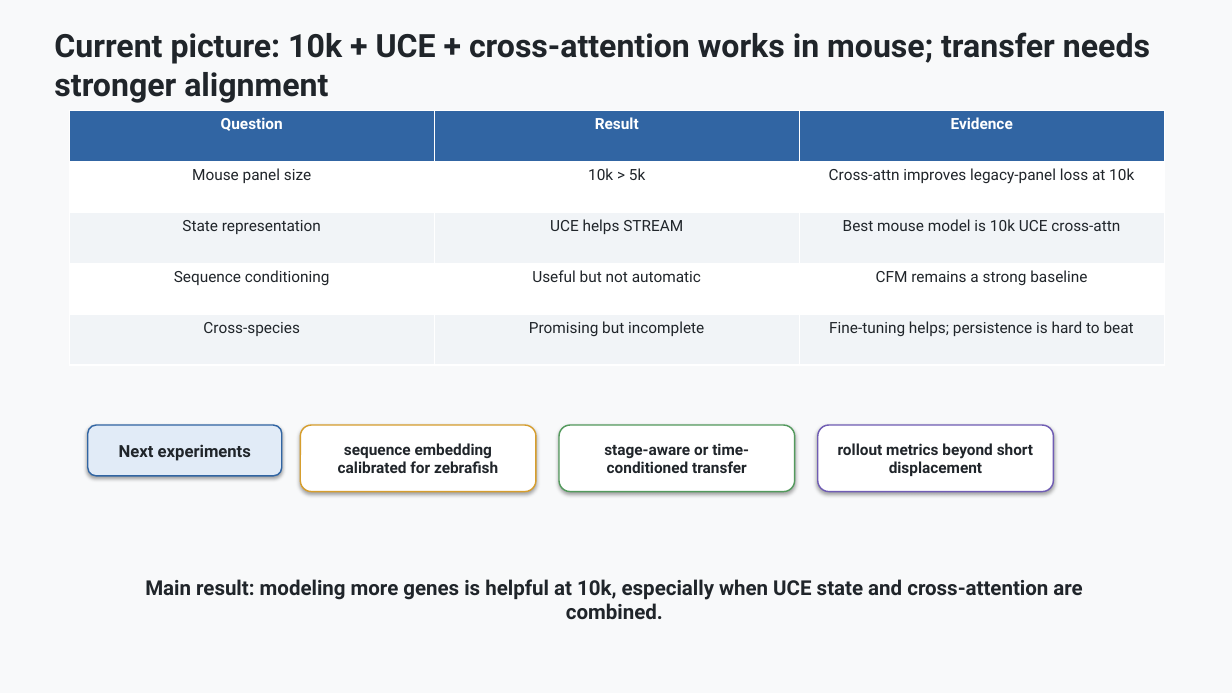
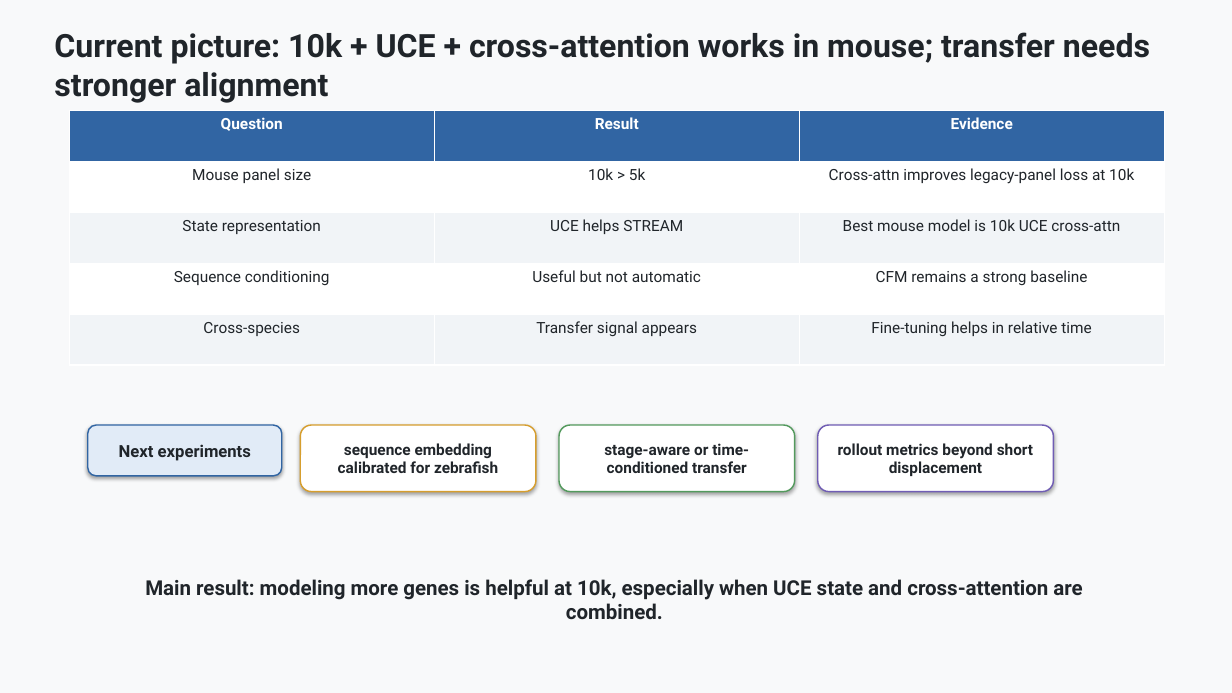
Before and after one commit to davidaknowles/stream, a slide deck: slide 12 of docs/stream_project_slide_deck.pptx. Drawn at 1232x693 pixels with LibreOffice and Linux fonts; fonts in the diff are those of the drawing. Boxes give left, top, right and bottom in pixels: in the first picture for what was removed or moved away, otherwise in the second. Text is boxed around its words. In the diff, an @@ line names an element or a change of style, - is before the commit and + after.

```diff
--- a/docs/stream_project_slide_deck.pptx
+++ b/docs/stream_project_slide_deck.pptx
@@ table at <box>69,111,1165,365</box> @@
-row 5, column 2: Promising but incomplete
+row 5, column 2: Transfer signal appears
-row 5, column 3: Fine-tuning helps; persistence is hard to beat
+row 5, column 3: Fine-tuning helps in relative time
```
Also in this commit, not shown: 3 other slides changed, 2 other files.
